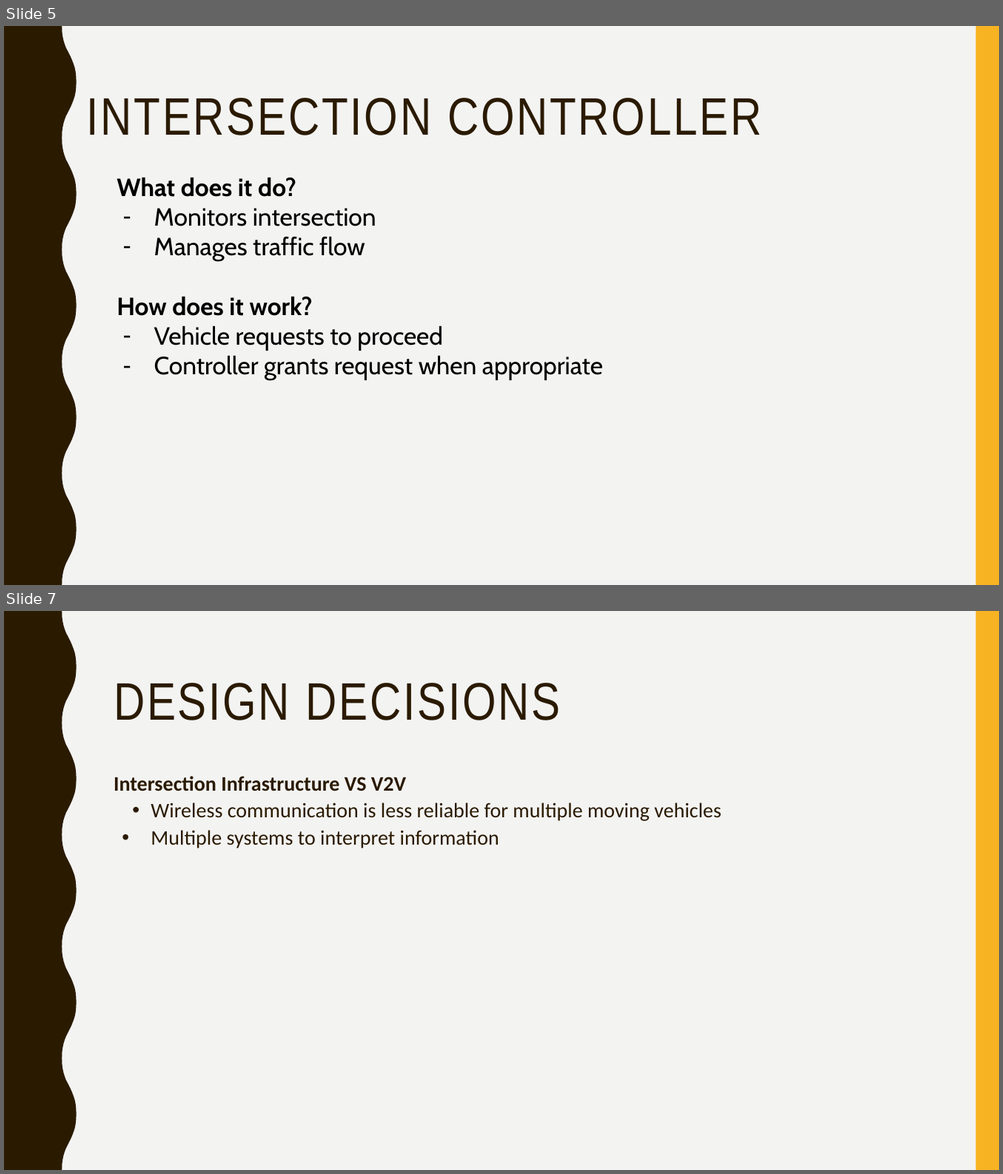
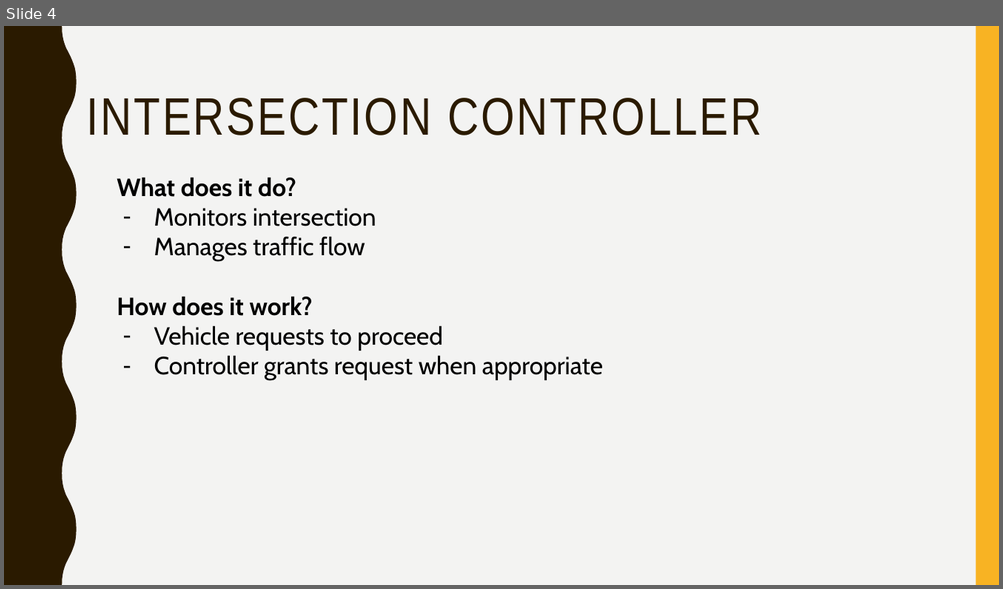
Before and after one commit to jean-lucas/vic, a slide deck: Presentation/Vehicle Intersection Control Presentation.pptx. Shown one above the other, each under a label of ours: slides 5 and 7 before the commit, slide 4 after it; the slides between them are not shown. The pictures are 1003x1174 and 1003x589 pixels, drawn with LibreOffice and Linux fonts; fonts in the diff are those of the drawing. Boxes give left, top, right and bottom in pixels: in the first picture for what was removed or moved away, otherwise in the second. Text is boxed around its words. In the diff, an @@ line names an element or a change of style, - is before the commit and + after.

```diff
--- a/Presentation/Vehicle Intersection Control Presentation.pptx
+++ b/Presentation/Vehicle Intersection Control Presentation.pptx
@@ slide 7 removed at [4,611,999,1170], background #F3F3F2; not listed: 2 template elements that a slide beside it also shows @@
@@ title removed at [114,683,560,721] @@
-DESIGN DECISIONS
@@ text removed at [114,776,721,849] @@
-Intersection Infrastructure VS V2V
-• Wireless communication is less reliable for multiple moving vehicles
-• Multiple systems to interpret information
@@ what was slide 5 is now slide 4 @@
```
Also in this commit, not shown: 3 slides changed, 1 slide added, 1 other slide removed.
